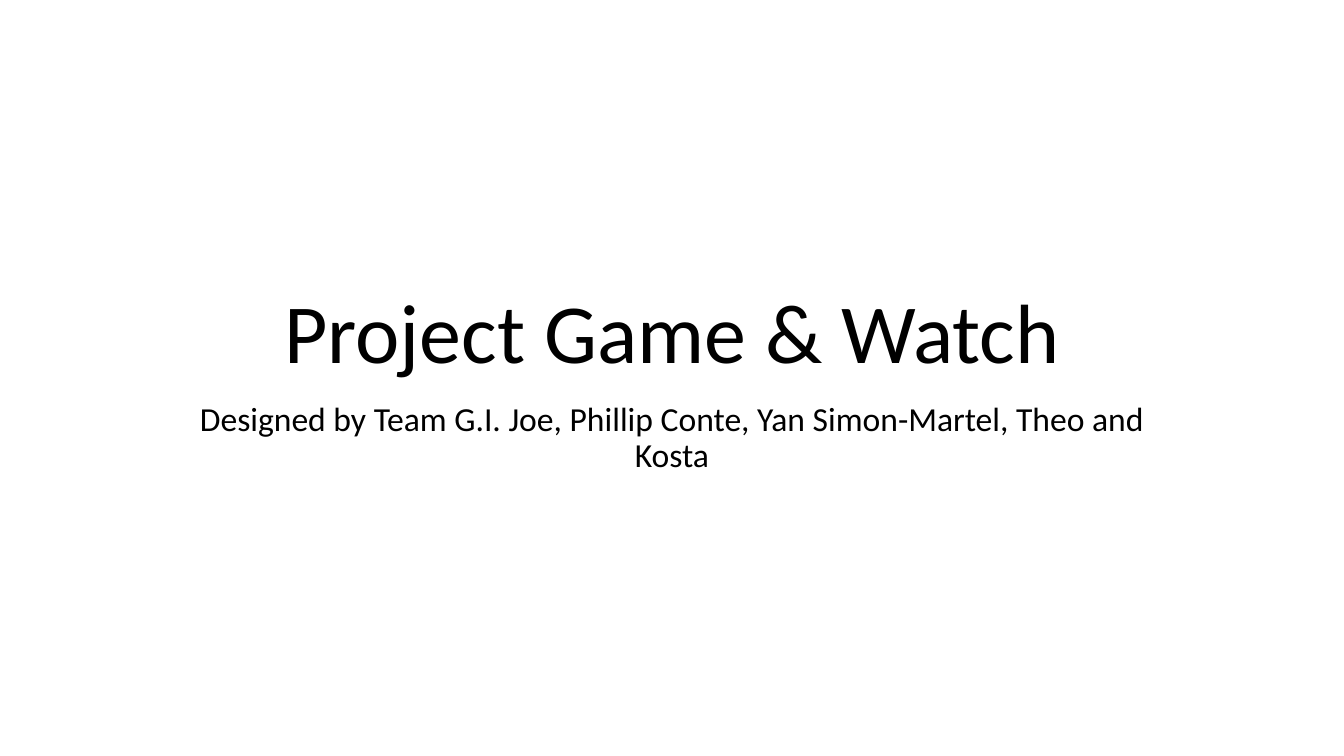
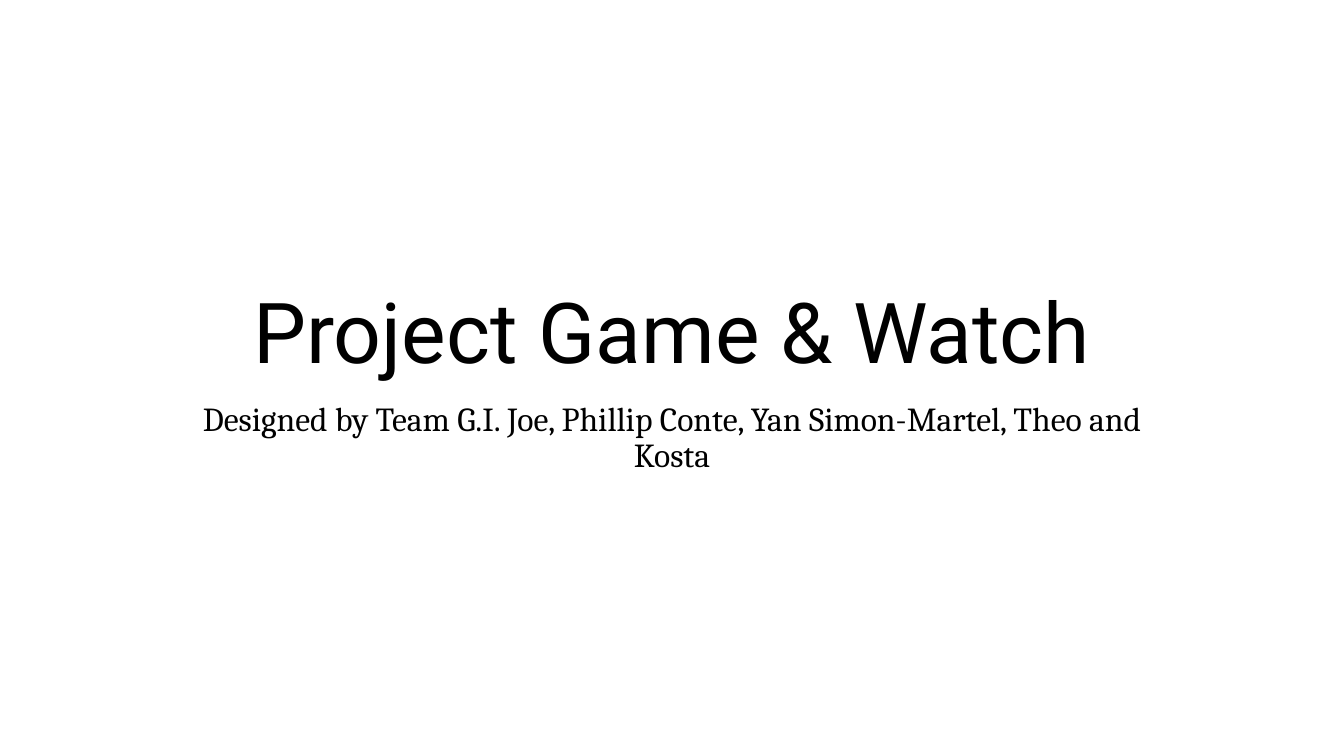
Before and after one commit to symbol24/Project-G-W, a slide deck: slide 1 of Project Game & Watch.pptx. Drawn at 1344x756 pixels with LibreOffice and Linux fonts; fonts in the diff are those of the drawing; background and template pictures are left out. Boxes give left, top, right and bottom in pixels: in the first picture for what was removed or moved away, otherwise in the second. Text is boxed around its words. In the diff, an @@ line names an element or a change of style, - is before the commit and + after.

```diff
--- a/Project Game & Watch.pptx
+++ b/Project Game & Watch.pptx
@@ title "Project Game & Watch" at (x1=253, y1=300, x2=1090, y2=381): font Calibri to Roboto @@
@@ subtitle "Designed by Team G.I. Joe, ..." at (x1=203, y1=407, x2=1141, y2=468): font Calibri to Cambria @@
```
Also in this commit, not shown: 7 other slides changed, 1 slide added, 5 other files.
